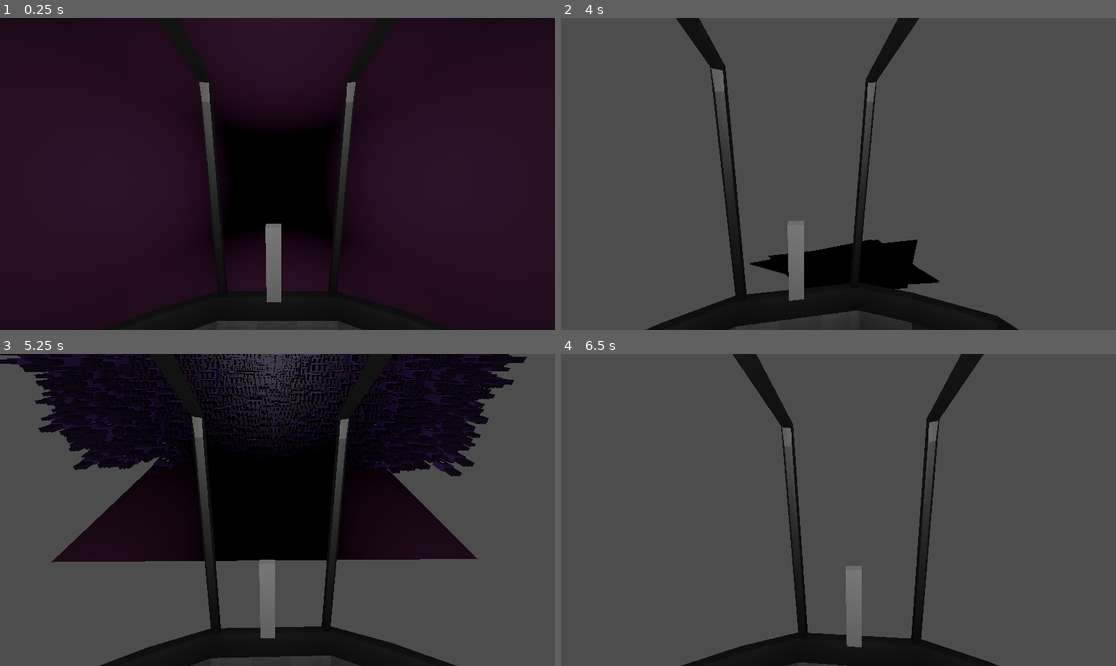
Above: before the commit, frames 1-4 (two rows, left to right).
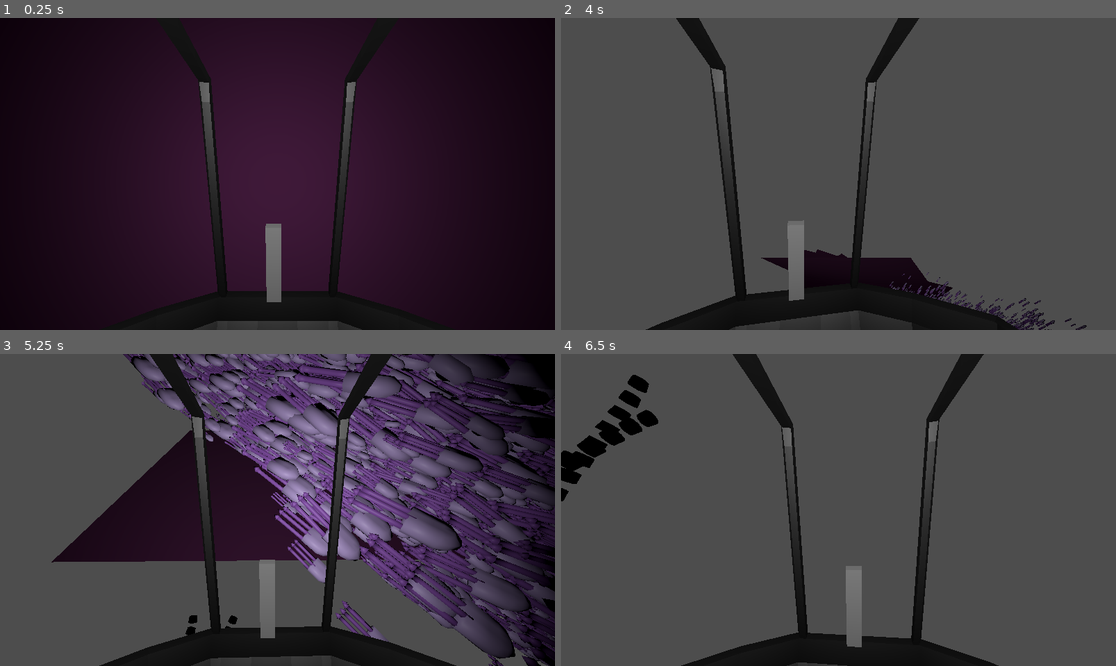
Above: after the commit, the same moments.

Repository: Adam-Gallina/ldj56
Game: Godot game, scene res://game.tscn
Two runs of this game, one before a commit and one after it. Both use one fixed random seed, a clock stepped at 60 frames per second and the inputs below.
Inputs (mouse positions are in pixels of both pictures, inside the frame that each line leads up to):
- Up to frame 1 (0.25 s): no input
- Up to frame 2 (4 s): move the mouse to (866, 174) at 0.52 s; hold Space (input_action) 0.53-1.28 s; hold W (input_up) from 0.53 s (still down); move the mouse to (810, 174) at 1.27 s; click (810, 174) at 1.35 s; tap Enter at 2, 3.5 s; move the mouse to (849, 167) at 2.02 s; hold Shift 2.03-2.78 s; tap Space (input_action) at 2.75, 2.85 s; move the mouse to (832, 180) at 2.77 s; move the mouse to (877, 177) at 3.52 s; click (877, 177) at 3.6 s
- Up to frame 3 (5.25 s): keep holding W (input_up); move the mouse to (233, 506) at 4.27 s; tap Shift at 4.35 s; move the mouse to (283, 510) at 5.02 s; hold Space (input_action) from 5.03 s (still down)
- Up to frame 4 (6.5 s): move the mouse to (816, 503) at 5.77 s; release W (input_up) at 5.78 s; release Space (input_action) at 5.78 s; hold D (input_right) from 5.78 s (still down); click (816, 503) at 5.85 s

The runs differ from the first frame. In frame 1, 11% of the frame differs, in the area x 35-65%, y 26-79%; in frame 2, 1.7%; in frame 3, 52%, in the area x 0-100%, y 0-100%; in frame 4, 1.6%.

Commit message:
Added basic tentacle obstacles

Diff:
--- a/Aliens/tunnel_wall_effect.tscn
+++ b/Aliens/tunnel_wall_effect.tscn
@@ -30,6 +30,7 @@
 
 [node name="Background" type="CPUParticles3D" parent="."]
 transform = Transform3D(1, 0, 0, 0, 1, 0, 0, 0, 1, 0, 0, 10.8456)
+visible = false
 cast_shadow = 0
 gi_mode = 0
 emitting = false
--- /dev/null
+++ b/Attacks/AttackBase.gd
@@ -0,0 +1,52 @@
+extends Node3D
+class_name AttackBase
+
+@export var AttackSegment : PackedScene
+var _attack_segments : Array[PathFollow3D] = []
+@export var AttackSegmentHeight : float
+@export var AttackSegmentSpeed : float
+var _attacking = false
+@export var AttackDuration : float = 10
+
+@onready var path : Path3D = get_node('Path3D')
+
+var _segment : PathGen.TunnelSegment
+func set_attack_segment(segment:PathGen.TunnelSegment):
+    _segment = segment
+
+var _start_pos : Vector3
+func set_start_pos(pos : Vector3):
+    _start_pos = pos
+
+
+func generate_path():
+    pass
+
+
+func start_attack():
+    _attack_segments.append(_spawn_attack_segment())
+    _attacking = true
+
+
+func _spawn_attack_segment() -> PathFollow3D:
+    var s : PathFollow3D = AttackSegment.instantiate()
+    path.add_child(s)
+    s.progress_ratio = 0
+
+    return s
+
+
+func _process(delta):
+    if not _attacking: return
+
+    for i in range(_attack_segments.size()-1, -1, -1):
+        _attack_segments[i].progress += AttackSegmentSpeed * delta
+        if _attack_segments[i].progress_ratio >= 1:
+            _attack_segments.pop_at(i).queue_free()
+
+    if AttackDuration > 0 and _attack_segments[-1].progress >= AttackSegmentHeight:
+        _attack_segments.append(_spawn_attack_segment())
+
+    AttackDuration -= delta
+    if AttackDuration <= 0 and _attack_segments.size() == 0:
+        queue_free()
--- /dev/null
+++ b/Attacks/AttackSpawner.gd
@@ -0,0 +1,31 @@
+extends Node3D
+class_name AttackSpawner
+
+@export var Attacks : Array[PackedScene]
+## Chance to use attack compared to other attacks
+@export var AttackChance : Array[int]
+
+func _get_rand_attack() -> AttackBase:
+	var a = Attacks[0].instantiate()
+	add_child(a)
+	return a
+
+func get_attack(segment:PathGen.TunnelSegment, pf:PathFollow3D, max_attack_offset:float):
+	var start_wall = segment.walls.pick_random()
+	var spf : PathFollow3D = start_wall.get_node('PathFollow3D')
+	spf.progress_ratio = pf.progress_ratio
+
+	var center_dir = (pf.global_position - spf.global_position).normalized()
+	var forward_dir = spf.global_basis.z
+
+	var start_pos = spf.global_position
+	start_pos += center_dir.cross(forward_dir) * randf_range(-max_attack_offset, max_attack_offset)
+	start_pos -= forward_dir * 10
+
+	var a : AttackBase = _get_rand_attack()
+	a.set_attack_segment(segment)
+	a.set_start_pos(start_pos)
+
+	a.generate_path()
+
+	return a
--- /dev/null
+++ b/Attacks/attack_segment.tscn
@@ -0,0 +1,13 @@
+[gd_scene load_steps=2 format=3 uid="uid://ds2fukmyfb884"]
+
+[sub_resource type="CylinderMesh" id="CylinderMesh_e24kd"]
+top_radius = 7.0
+bottom_radius = 8.0
+height = 10.0
+
+[node name="AttackSegment" type="PathFollow3D"]
+loop = false
+
+[node name="MeshInstance3D" type="MeshInstance3D" parent="."]
+transform = Transform3D(-1, -8.9407e-08, 2.66454e-15, 0, -4.37114e-08, -1, 8.9407e-08, -1, 4.37114e-08, 0, 0, 0)
+mesh = SubResource("CylinderMesh_e24kd")
--- /dev/null
+++ b/Attacks/attack_spawner.tscn
@@ -0,0 +1,8 @@
+[gd_scene load_steps=3 format=3 uid="uid://bdg0cfni1vr70"]
+
+[ext_resource type="Script" path="res://Attacks/AttackSpawner.gd" id="1_6ut5e"]
+[ext_resource type="PackedScene" uid="uid://bqmlrayp232un" path="res://Attacks/crossbeam_attack.tscn" id="2_ku715"]
+
+[node name="AttackSpawner" type="Node3D"]
+script = ExtResource("1_6ut5e")
+Attacks = Array[PackedScene]([ExtResource("2_ku715")])
--- /dev/null
+++ b/Attacks/crossbeam_attack.gd
@@ -0,0 +1,31 @@
+extends AttackBase
+
+@export var MaxBeamAngle : float = 30
+@export var BeamControlMin : float = .3
+@export var BeamControlMax : float = .6
+
+func generate_path():
+    path.curve = Curve3D.new()
+
+    var center_pos = _segment.center.curve.get_closest_point(_start_pos)
+    var center_dir = (center_pos - _start_pos).normalized()
+
+    var end_path = _segment.walls.pick_random()
+    if end_path == _segment:
+        end_path = _segment.walls[(_segment.walls.find(_segment) + 1) % _segment.walls.size()]
+
+    var start_dir = MyMath.rand_rotate_vector3(center_dir, 0, deg_to_rad(MaxBeamAngle))
+    path.curve.add_point(_start_pos, Vector3.ZERO, start_dir * _start_pos.distance_to(center_pos) * randf_range(BeamControlMin, BeamControlMin))
+
+    var end_pos = end_path.curve.get_closest_point(center_pos)
+    var end_dir = MyMath.rand_rotate_vector3((center_pos - end_pos).normalized(), 0, deg_to_rad(MaxBeamAngle))
+    end_pos -= end_dir * 10
+    path.curve.add_point(end_pos, end_dir * end_pos.distance_to(center_pos) * randf_range(BeamControlMin, BeamControlMin), Vector3.ZERO)
+
+
+
+func tesselate_path():
+    var points = path.curve.tessellate_even_length()
+    path.curve.clear_points()
+    for p in points:
+        path.curve.add_point(p)
--- /dev/null
+++ b/Attacks/crossbeam_attack.tscn
@@ -0,0 +1,17 @@
+[gd_scene load_steps=4 format=3 uid="uid://bqmlrayp232un"]
+
+[ext_resource type="Script" path="res://Attacks/crossbeam_attack.gd" id="1_ah0v1"]
+[ext_resource type="PackedScene" uid="uid://ds2fukmyfb884" path="res://Attacks/attack_segment.tscn" id="2_pqa8o"]
+
+[sub_resource type="Curve3D" id="Curve3D_m0qmr"]
+
+[node name="CrossbeamAttack" type="Node3D"]
+script = ExtResource("1_ah0v1")
+BeamControlMin = 0.6
+BeamControlMax = 1.0
+AttackSegment = ExtResource("2_pqa8o")
+AttackSegmentHeight = 20.0
+AttackSegmentSpeed = 100.0
+
+[node name="Path3D" type="Path3D" parent="."]
+curve = SubResource("Curve3D_m0qmr")
--- /dev/null
+++ b/MyMath.gd
@@ -0,0 +1,8 @@
+extends Node
+
+func rand_rotate_vector3(v:Vector3, min_rad:float, max_rad:float) -> Vector3:
+    var right = v.rotated(Vector3.UP, PI/2)
+    var ret = v.rotated(right, randf_range(min_rad, max_rad))
+    ret = ret.rotated(v, randf_range(-PI, PI))
+
+    return ret
--- a/Ship/ship.tscn
+++ b/Ship/ship.tscn
@@ -109,22 +109,8 @@
 transform = Transform3D(1, 0, 0, 0, 1, 0, 0, 0, 1, 0, 1.78814e-07, -2.98023e-08)
 size = Vector3(1.22485, 0.034668, 1)
 
-[node name="SpotLight3D" type="SpotLight3D" parent="."]
-transform = Transform3D(0.503005, -7.55581e-08, 0.864284, 0, -1, -8.74228e-08, 0.864284, 4.39741e-08, -0.503005, 0, 0, 2.78426)
-spot_range = 100.0
-spot_attenuation = 0.336359
-
-[node name="SpotLight3D2" type="SpotLight3D" parent="."]
-transform = Transform3D(0.50302, -4.39754e-08, -0.864275, -8.74228e-08, -1, 0, -0.864275, 7.55573e-08, -0.50302, 0, 0, 2.78426)
-spot_range = 100.0
-spot_attenuation = 0.336359
-
-[node name="SpotLight3D3" type="SpotLight3D" parent="."]
-transform = Transform3D(-1, -8.74228e-08, 0, -4.37114e-08, 0.5, -0.866025, 7.57103e-08, -0.866025, -0.5, 0, 0, 2.78426)
-spot_range = 100.0
-spot_attenuation = 0.336359
-
-[node name="SpotLight3D4" type="SpotLight3D" parent="."]
-transform = Transform3D(-1, 7.57103e-08, -4.37114e-08, 0, 0.5, 0.866025, 8.74228e-08, 0.866025, -0.5, 0, 0, 2.78426)
-spot_range = 100.0
-spot_attenuation = 0.336359
+[node name="SpotLight3D5" type="SpotLight3D" parent="."]
+transform = Transform3D(-1, 0, -8.74228e-08, 0, 1, 0, 8.74228e-08, 0, -1, 0, 0, 2.78426)
+spot_range = 200.0
+spot_attenuation = 0.307786
+spot_angle = 70.0
--- a/Tunnel/path_generation.gd
+++ b/Tunnel/path_generation.gd
@@ -42,6 +42,8 @@
 var _future_segments : Array[TunnelSegment] = []
 var _active_segments : Array[TunnelSegment] = []
 var _past_segments : Array[TunnelSegment] = []
+
+func get_active_segments() -> Array[TunnelSegment]: return _active_segments
 
 @export var PathSegmentObject : PackedScene
 @export var PathSegmentLength : float = 5
@@ -89,21 +91,16 @@
     if end_pos == Vector3.ZERO:
         # Move in roughly same direction, but bias towards forwards
         var dir = (start_dir * 5 + Vector3.MODEL_FRONT).normalized()
-        var right = dir.rotated(Vector3.UP, PI/2)
-        var target_dir = dir.rotated(right, randf_range(-deg_to_rad(MaxPathSegmentAngle), deg_to_rad(MaxPathSegmentAngle)))
-        target_dir = target_dir.rotated(dir, randf_range(-PI, PI))
+        var target_dir = MyMath.rand_rotate_vector3(dir, 0, deg_to_rad(MaxPathSegmentAngle))
 
         curve_dist = randf_range(PathSegmentLengthMin, PathSegmentLengthMax)
-        end_pos = start_pos + dir * curve_dist
+        end_pos = start_pos + target_dir * curve_dist
     else:
         curve_dist = start_pos.distance_to(end_pos)
 
     if end_dir == Vector3.ZERO:
         var dir = -end_pos.direction_to(start_pos)
-        var right = dir.rotated(Vector3.UP, PI/2)
-        end_dir = dir.rotated(right, randf_range(-deg_to_rad(MaxPathSegmentControlAngle), deg_to_rad(MaxPathSegmentControlAngle)))
-        end_dir = end_dir.rotated(dir, randf_range(-PI, PI))
-
+        end_dir = MyMath.rand_rotate_vector3(dir, 0, deg_to_rad(MaxPathSegmentControlAngle))
 
     var c = Curve3D.new()
     s.start_pos = start_pos
--- a/Tunnel/pathing.tscn
+++ b/Tunnel/pathing.tscn
@@ -8,4 +8,4 @@
 script = ExtResource("1_wn0ls")
 PathObject = ExtResource("2_j0kf6")
 PathSegmentObject = ExtResource("3_5cgr5")
-PathSegmentLength = 30.0
+PathSegmentLength = 60.0
--- a/Tunnel/tunnel_path_3d.tscn
+++ b/Tunnel/tunnel_path_3d.tscn
@@ -2,7 +2,7 @@
 
 [sub_resource type="Curve3D" id="Curve3D_p2xh3"]
 _data = {
-"points": PackedVector3Array(0, 0, 0, 0, 0, 15, 0, 0, 0, -6.5749, 12.2108, -26.0252, 6.5749, -12.2108, 26.0252, 22.1985, 3.11641, 36.546),
+"points": PackedVector3Array(0, 0, 0, 0, 0, 15, 0, 0, 0, -6.5749, 12.2108, -26.0252, 6.5749, -12.2108, 26.0252, 0, 0, 30),
 "tilts": PackedFloat32Array(0, 0)
 }
 point_count = 2
--- a/game.tscn
+++ b/game.tscn
@@ -1,17 +1,23 @@
-[gd_scene load_steps=4 format=3 uid="uid://ben4o3c2ws32s"]
+[gd_scene load_steps=5 format=3 uid="uid://ben4o3c2ws32s"]
 
 [ext_resource type="PackedScene" uid="uid://dj6u6rc3s4722" path="res://Ship/ship.tscn" id="1_6sloi"]
 [ext_resource type="Script" path="res://game_controller.gd" id="1_nw8ke"]
 [ext_resource type="PackedScene" uid="uid://c0ps7b1tlyow5" path="res://Tunnel/pathing.tscn" id="1_r36tu"]
+[ext_resource type="PackedScene" uid="uid://bdg0cfni1vr70" path="res://Attacks/attack_spawner.tscn" id="4_dc0at"]
 
 [node name="Node3D" type="Node3D"]
 script = ExtResource("1_nw8ke")
+AttackDelayMin = 1.0
+AttackDelayMax = 3.0
+AttackSpawnDistMin = 100.0
 
 [node name="Pathing" parent="." instance=ExtResource("1_r36tu")]
 unique_name_in_owner = true
 PathCount = 12
 PathRadius = 80.0
-PathSegmentLength = 60.0
 
 [node name="PlayerShip" parent="." instance=ExtResource("1_6sloi")]
 unique_name_in_owner = true
+
+[node name="AttackSpawner" parent="." instance=ExtResource("4_dc0at")]
+unique_name_in_owner = true
--- a/game_controller.gd
+++ b/game_controller.gd
@@ -2,13 +2,24 @@
 
 @onready var path_gen : PathGen = get_node('%Pathing')
 @onready var player : RigidBody3D = get_node('%PlayerShip')
+@onready var attack_spawner : AttackSpawner = get_node('%AttackSpawner')
 
 @export var ActiveSegments = 2
 @export var ExtraSegments = 1
 var _curr_segment : PathGen.TunnelSegment
 
+@export var StartAttackDelay : float = 1
+@export var AttackDelayMin : float = 3
+@export var AttackDelayMax : float = 6
+@export var AttackSpawnDistMin : float = 50
+@export var AttackSpawnDistMax : float = 200
+var _next_attack : float
 
 func _ready():
+    generate_initial_paths()
+    start_game()
+
+func generate_initial_paths():
     _curr_segment = path_gen.generate_new_segment(Vector3.ZERO, Vector3.MODEL_FRONT)
     var s = _curr_segment
     for i in range(ActiveSegments + ExtraSegments-1):
@@ -17,7 +28,42 @@
     for i in range(ActiveSegments):
         path_gen.increment_segment(ActiveSegments, ExtraSegments)
 
-func _process(_delta):
+func get_attack_spawn_pos() -> PathFollow3D:
+    var curves = path_gen.get_active_segments()
+    var c = 0
+
+    var attack_offset = randf_range(AttackSpawnDistMin, AttackSpawnDistMax)
+    # Compensate for player progress in current segment
+    attack_offset += curves[c].center.curve.get_closest_point(player.global_position).distance_to(curves[c].start_pos)
+
+    var l = curves[c].center.curve.get_baked_length()
+    while attack_offset > l:
+        attack_offset -= l
+        c += 1
+
+        if c >= curves.size(): return null
+
+        l = curves[c].center.curve.get_baked_length()
+
+    var pf = curves[c].center.get_node('PathFollow3D')
+    pf.progress_ratio = 0
+    pf.progress += attack_offset
+
+    return pf
+
+
+func start_game():
+    _next_attack = StartAttackDelay
+
+func _process(delta):
     if player.global_position.distance_to(_curr_segment.end_pos) < path_gen.PathRadius:
         _curr_segment = path_gen.increment_segment()
-        print('new')
+
+    _next_attack -= delta
+    if _next_attack <= 0:
+        var pf = get_attack_spawn_pos()
+        if pf != null:
+            _next_attack = randf_range(AttackDelayMin, AttackDelayMax)
+            var a = attack_spawner.get_attack(_curr_segment, pf, path_gen.PathSegmentLength/2)
+            a.start_attack()
+            print('spawned attack')
--- a/project.godot
+++ b/project.godot
@@ -14,6 +14,10 @@
 run/main_scene="res://game.tscn"
 config/features=PackedStringArray("4.2", "GL Compatibility")
 config/icon="res://icon.svg"
+
+[autoload]
+
+MyMath="*res://MyMath.gd"
 
 [input]
 
--- a/test.gd
+++ b/test.gd
@@ -1,8 +1,19 @@
 extends Node3D
 
 @onready var path_gen = get_node('Pathing')
+@onready var attacks = get_node('AttackSpawner')
 
 func _ready():
     var s = path_gen.generate_new_segment(Vector3.ZERO, Vector3.MODEL_FRONT)
-    for i in range(20):
-        s = path_gen.generate_new_segment(s.end_pos, s.end_dir)
+    #s.activate_particles()
+    for i in range(2):
+        path_gen.generate_new_segment(s.end_pos, s.end_dir)
+
+    # Would normally use player pos
+    var sfollow : PathFollow3D = s.center.get_node('PathFollow3D')
+    sfollow.progress_ratio = .1
+    var a = attacks.get_attack(s, sfollow, path_gen.PathSegmentLength/2)
+
+    a.tesselate_path()
+
+    a.start_attack()
--- a/test.tscn
+++ b/test.tscn
@@ -1,19 +1,19 @@
-[gd_scene load_steps=4 format=3 uid="uid://4awtjsgdujjw"]
+[gd_scene load_steps=5 format=3 uid="uid://4awtjsgdujjw"]
 
 [ext_resource type="Script" path="res://test.gd" id="1_4dohs"]
 [ext_resource type="PackedScene" uid="uid://c0ps7b1tlyow5" path="res://Tunnel/pathing.tscn" id="1_csx5l"]
 [ext_resource type="PackedScene" uid="uid://2vn130y13nm" path="res://Ship/Player/player.tscn" id="3_iny6n"]
+[ext_resource type="PackedScene" uid="uid://bdg0cfni1vr70" path="res://Attacks/attack_spawner.tscn" id="4_ejerj"]
 
 [node name="Node3D" type="Node3D"]
 script = ExtResource("1_4dohs")
 
 [node name="Pathing" parent="." instance=ExtResource("1_csx5l")]
-PathCount = 3
-PathSegmentLengthMin = 4.0
-PathSegmentLengthMax = 7.0
 
 [node name="DirectionalLight3D" type="DirectionalLight3D" parent="."]
 transform = Transform3D(0.97917, -0.0882145, 0.18288, -0.203044, -0.425411, 0.881929, 0, -0.900691, -0.434461, 0, 12.047, 0)
 
 [node name="Player" parent="." instance=ExtResource("3_iny6n")]
-transform = Transform3D(0.190809, 0.0906735, -0.97743, 5.62302e-09, 0.995725, 0.0923706, 0.981627, -0.0176251, 0.189993, -27.2204, 14.5463, 15)
+transform = Transform3D(-1, 0, -8.74228e-08, 0, 1, 0, 8.74228e-08, 0, -1, 0, 0, 0)
+
+[node name="AttackSpawner" parent="." instance=ExtResource("4_ejerj")]
